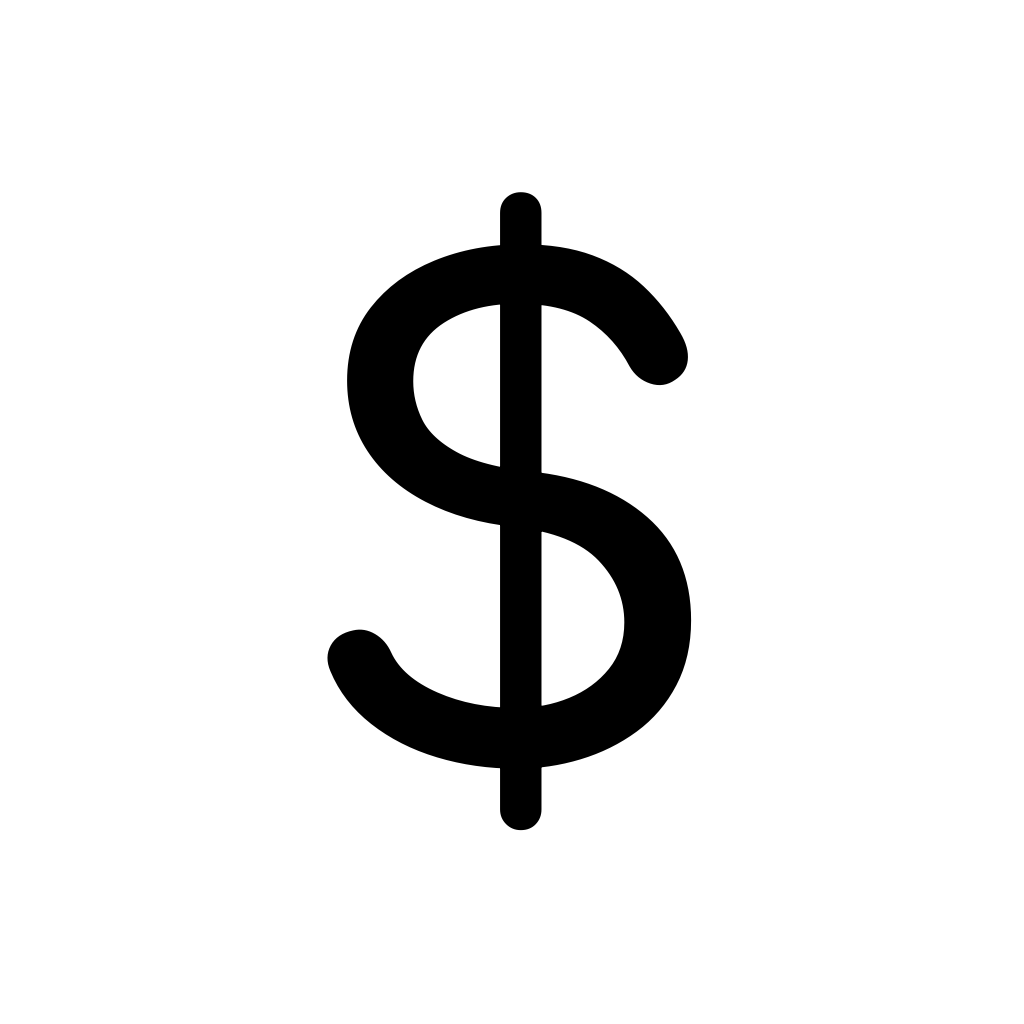
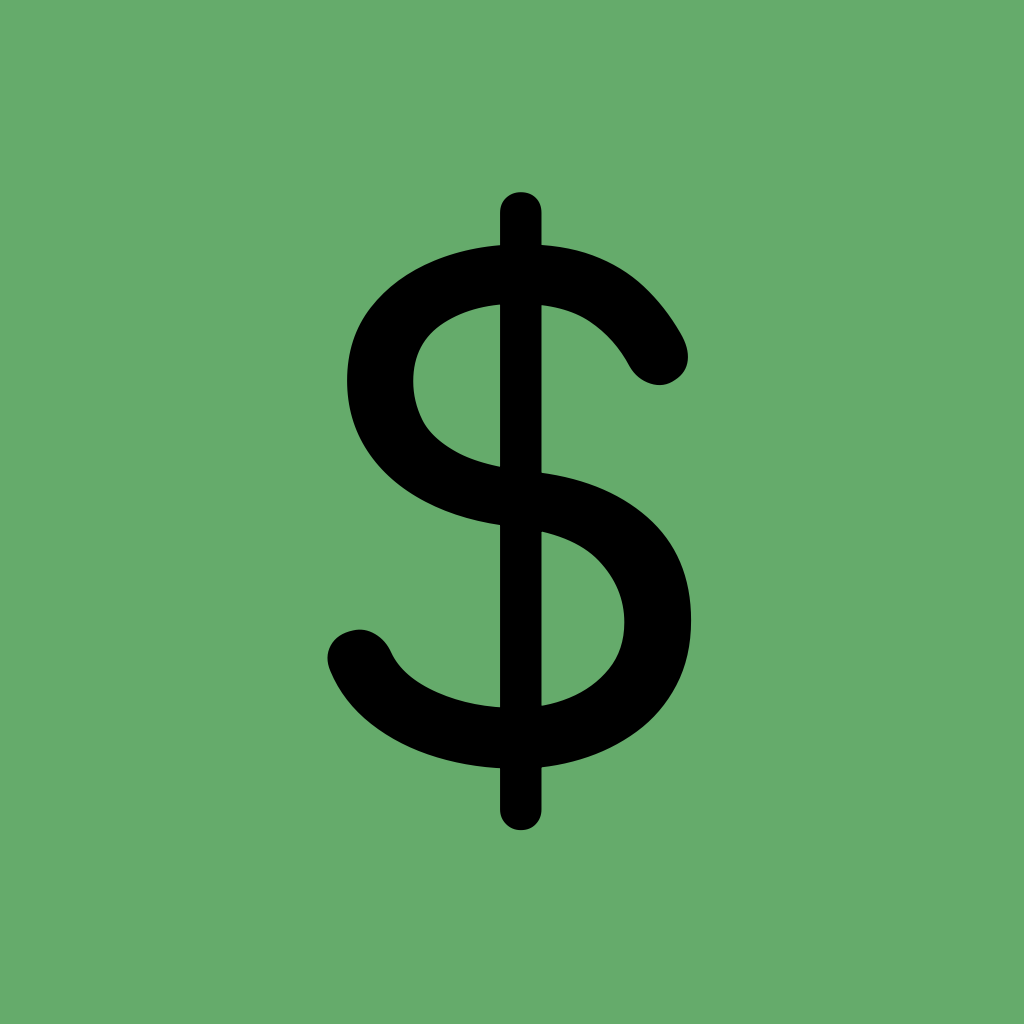
Layer changes from the first 1024px x 1024px image to the second:
painted on "Square" over [0, 0, 1024, 1024]
hid "Background", painted on it over [0, 0, 1024, 1024]
